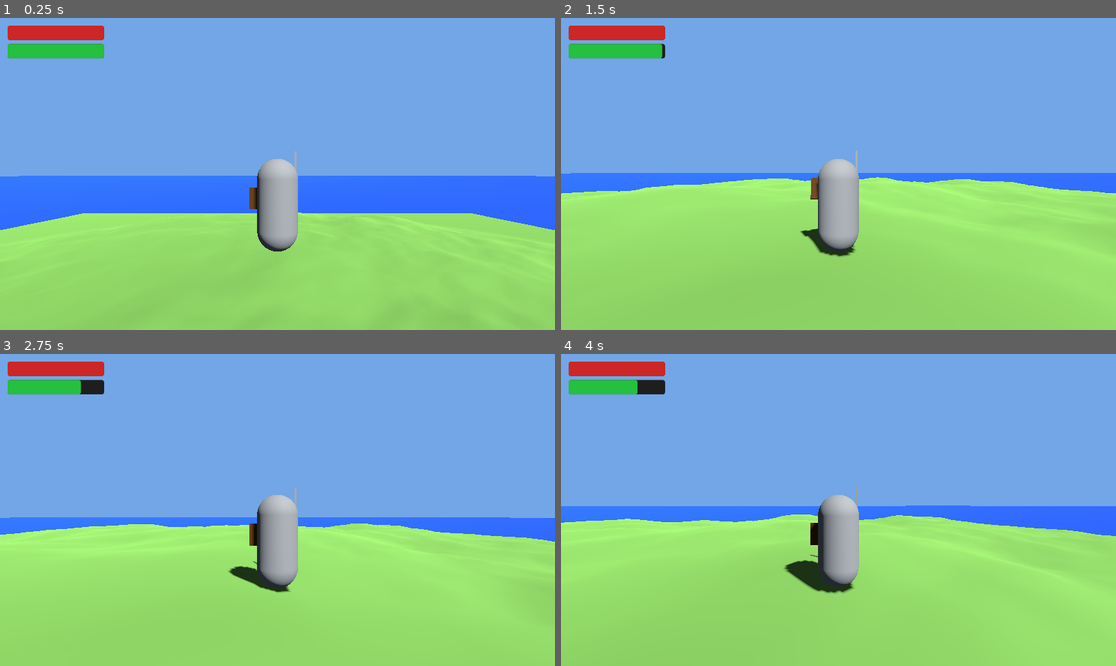
Above: before the commit, frames 1-4 (two rows, left to right).
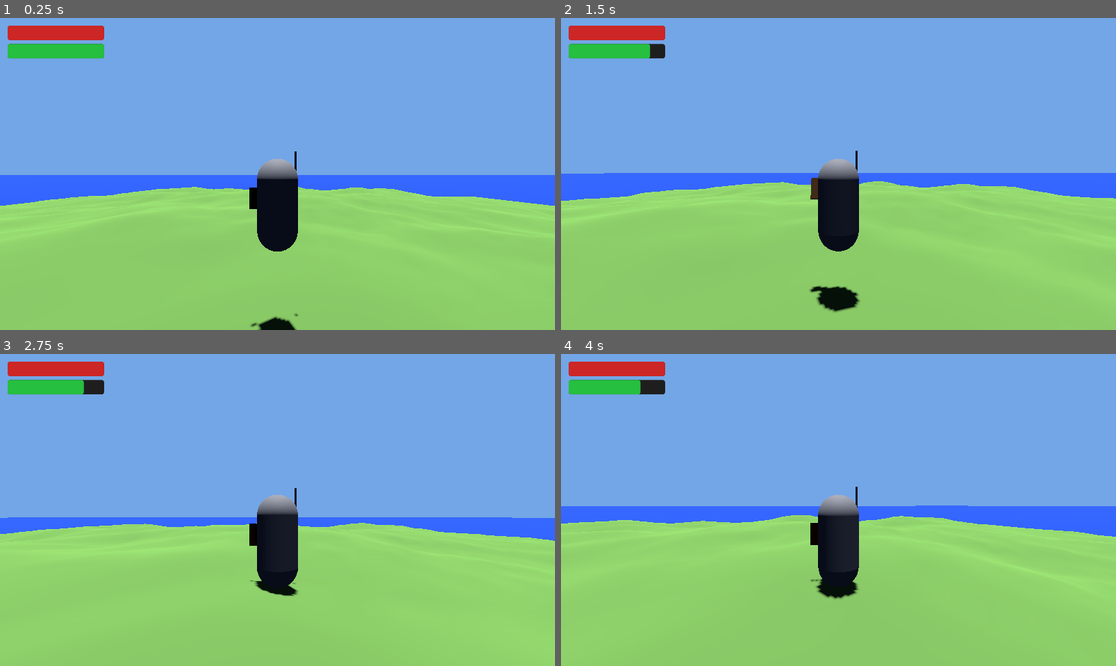
Above: after the commit, the same moments.

Repository: cpeter41/mingusbreath
Game: Godot game, scene res://scenes/world/World.tscn
The game is run twice, just before and just after one commit, with the same random seed, the same clock (stepped at 60 frames per second) and the same inputs.
Inputs (mouse positions are in pixels of both pictures, inside the frame that each line leads up to):
- Up to frame 1 (0.25 s): no input
- Up to frame 2 (1.5 s): tap Enter at 0.5 s; move the mouse to (866, 174) at 0.52 s; press the mouse at (866, 174) at 0.53 s; hold W (move_forward) from 0.53 s (still down); tap Space (jump) at 0.77 s; move the mouse to (810, 174) at 1.27 s; release the mouse at (810, 174) at 1.28 s; right-click (810, 174) at 1.35 s
- Up to frame 3 (2.75 s): keep holding W (move_forward); tap Space (jump) at 1.52 s; move the mouse to (288, 503) at 2.02 s; tap Ctrl (dodge) at 2.1 s
- Up to frame 4 (4 s): keep holding W (move_forward); move the mouse to (832, 516) at 2.77 s; tap Shift (sprint) at 2.85 s; tap Space (jump) at 3.02, 3.77 s; move the mouse to (877, 513) at 3.52 s; tap E at 3.6 s

The runs differ from the first frame. In frame 1, 10% of the frame differs, in the area x 0-100%, y 42-100%; in frame 2, 7.9%; in frame 3, 5.3%; in frame 4, 4.3%.

Commit message:
Phase 5: TimeOfDay + player position persistence + save schema v2
- TimeOfDay: ticks game_minutes, rotates sun, interpolates ambient tint
  across 4 phase keyframes, emits time_phase_changed on crossing
- v3_codec.gd: static Vector3 encode/decode helper
- Player: Saveable with position/rotation_y; _exit_tree snapshots position
  before node leaves tree; _world_ready guard prevents poisoned saves on
  early exit; cold-start falls back to starter island SpawnAnchor
- WorldRoot: 60s autosave after world_ready; final save on _exit_tree
- SaveSystem: schema v1->v2 migration injects IslandDeltaStore + TimeOfDay

Co-Authored-By: Claude Sonnet 4.6 <noreply@anthropic.com>

Diff:
--- a/globals/save_system.gd
+++ b/globals/save_system.gd
@@ -4,7 +4,7 @@
 
 const SAVE_PATH := "user://save.dat"
 const TEMP_PATH := "user://save.tmp"
-const SCHEMA_VERSION := 1
+const SCHEMA_VERSION := 2
 
 var _saveables: Array[Node] = []
 
@@ -65,8 +65,12 @@
 			n.load_data(payload[n.name])
 
 func _migrate(payload: Dictionary, from_version: int) -> Dictionary:
-	# v1 is current. Future migrations chain here, e.g.
-	# if from_version < 2: payload = _v1_to_v2(payload)
 	if from_version > SCHEMA_VERSION:
 		push_warning("SaveSystem: save is from a newer version (%d > %d); attempting to load anyway" % [from_version, SCHEMA_VERSION])
+	if from_version < 2:
+		if not payload.has("IslandDeltaStore"):
+			payload["IslandDeltaStore"] = {}
+		if not payload.has("TimeOfDay"):
+			payload["TimeOfDay"] = {"game_minutes": 480.0}
+		# Player key absent on v1 → load_data not called; fresh-spawn path takes over.
 	return payload
--- a/globals/time_of_day.gd
+++ b/globals/time_of_day.gd
@@ -1,6 +1,14 @@
 extends Node
 
+const MINUTES_PER_DAY := 1440.0
+
 enum Phase { DAWN, DAY, DUSK, NIGHT }
+
+@export var minutes_per_real_second: float = 1.0
+@export var tint_dawn:  Color = Color(1.0,  0.70, 0.40)
+@export var tint_day:   Color = Color(1.0,  1.00, 0.95)
+@export var tint_dusk:  Color = Color(0.90, 0.50, 0.30)
+@export var tint_night: Color = Color(0.15, 0.18, 0.30)
 
 var game_minutes: float = 0.0
 var phase: Phase = Phase.DAY
@@ -21,8 +29,42 @@
 	_env = env
 
 
-func _process(_delta: float) -> void:
-	pass
+func _process(delta: float) -> void:
+	game_minutes += delta * minutes_per_real_second
+	var m := fmod(game_minutes, MINUTES_PER_DAY)
+
+	var new_phase := _phase_for(m)
+	if new_phase != phase:
+		phase = new_phase
+		EventBus.time_phase_changed.emit(phase)
+
+	if _sun != null:
+		_sun.rotation.x = deg_to_rad(-90.0 + 360.0 * (m / MINUTES_PER_DAY))
+
+	if _env != null:
+		_env.ambient_light_color = _compute_tint(m)
+
+
+func _compute_tint(m: float) -> Color:
+	if m < 300.0:
+		return tint_night
+	if m < 420.0:
+		return tint_dawn.lerp(tint_day, (m - 300.0) / 120.0)
+	if m < 1080.0:
+		return tint_day
+	if m < 1200.0:
+		return tint_dusk.lerp(tint_night, (m - 1080.0) / 120.0)
+	return tint_night
+
+
+func _phase_for(min_in_day: float) -> Phase:
+	if min_in_day >= 5 * 60 and min_in_day < 7 * 60:
+		return Phase.DAWN
+	if min_in_day >= 7 * 60 and min_in_day < 18 * 60:
+		return Phase.DAY
+	if min_in_day >= 18 * 60 and min_in_day < 20 * 60:
+		return Phase.DUSK
+	return Phase.NIGHT
 
 
 func save_data() -> Dictionary:
@@ -31,14 +73,4 @@
 
 func load_data(d: Dictionary) -> void:
 	game_minutes = float(d.get("game_minutes", 8.0 * 60))
-	phase = _phase_for(fmod(game_minutes, 1440.0))
-
-
-func _phase_for(min_in_day: float) -> Phase:
-	if min_in_day >= 5 * 60 and min_in_day < 7 * 60:
-		return Phase.DAWN
-	if min_in_day < 18 * 60:
-		return Phase.DAY
-	if min_in_day < 20 * 60:
-		return Phase.DUSK
-	return Phase.NIGHT
+	phase = _phase_for(fmod(game_minutes, MINUTES_PER_DAY))
--- a/scripts/player/player.gd
+++ b/scripts/player/player.gd
@@ -17,6 +17,11 @@
 var gravity: float = ProjectSettings.get_setting("physics/3d/default_gravity")
 
 var _stamina_regen_timer: float = 999.0
+var _pending_pos = null  # null = no saved position (cold start)
+var _pending_rot_y: float = 0.0
+var _world_ready: bool = false  # true after _on_world_loaded places the player
+var _save_pos: Vector3 = Vector3.ZERO
+var _save_rot_y: float = 0.0
 
 @onready var camera_pivot: Node3D  = $CameraPivot
 @onready var movementSM: Node      = $MovementStateMachine
@@ -35,6 +40,8 @@
 	Input.set_mouse_mode(Input.MOUSE_MODE_CAPTURED)
 	EventBus.player_hp_changed.emit.call_deferred(hp, max_hp)
 	EventBus.player_stamina_changed.emit.call_deferred(stamina, max_stamina)
+	SaveSystem.register(self)
+	EventBus.world_loaded.connect(_on_world_loaded, CONNECT_ONE_SHOT)
 
 
 func _on_inventory_changed() -> void:
@@ -140,3 +147,40 @@
 	if _stamina_regen_timer > 0.5 and stamina < max_stamina:
 		stamina = minf(max_stamina, stamina + 15.0 * delta)
 		EventBus.player_stamina_changed.emit(stamina, max_stamina)
+
+
+func _exit_tree() -> void:
+	if _world_ready:
+		_save_pos = global_position
+		_save_rot_y = rotation.y
+
+
+func save_data() -> Dictionary:
+	if not _world_ready:
+		return {}
+	return {"position": V3Codec.encode(_save_pos), "rotation_y": _save_rot_y}
+
+
+func load_data(d: Dictionary) -> void:
+	if d.has("position"):
+		_pending_pos = V3Codec.decode(d["position"])
+		_pending_rot_y = float(d.get("rotation_y", 0.0))
+
+
+func _on_world_loaded() -> void:
+	if _pending_pos != null:
+		global_position = _pending_pos
+		rotation.y = _pending_rot_y
+	else:
+		var starter := IslandRegistry.get_starter_placement()
+		if starter == null:
+			global_position = RESPAWN_POINT
+		else:
+			var inst := WorldStream.active_islands.get(starter.runtime_id, null) as Node3D
+			if inst == null:
+				global_position = RESPAWN_POINT
+			else:
+				var anchor := inst.get_node_or_null("SpawnAnchor") as Node3D
+				global_position = anchor.global_position if anchor != null else RESPAWN_POINT
+	velocity = Vector3.ZERO
+	_world_ready = true
--- /dev/null
+++ b/scripts/util/v3_codec.gd
@@ -0,0 +1,7 @@
+class_name V3Codec
+
+static func encode(v: Vector3) -> Array:
+	return [v.x, v.y, v.z]
+
+static func decode(a: Array) -> Vector3:
+	return Vector3(float(a[0]), float(a[1]), float(a[2]))
--- a/scripts/world/world_root.gd
+++ b/scripts/world/world_root.gd
@@ -1,5 +1,9 @@
 class_name WorldRoot
 extends Node3D
+
+const AUTOSAVE_INTERVAL := 60.0
+
+var _autosave_timer: float = 0.0
 
 
 func _ready() -> void:
@@ -22,6 +26,14 @@
 	hud.name = "PlayerHUD"
 	add_child(hud)
 
+func _process(delta: float) -> void:
+	if not ($Player as Node3D).get("_world_ready"):
+		return
+	_autosave_timer += delta
+	if _autosave_timer >= AUTOSAVE_INTERVAL:
+		_autosave_timer = 0.0
+		SaveSystem.save()
+
 
 func _exit_tree() -> void:
 	GameState.last_played_at = int(Time.get_unix_time_from_system())
Not shown, added: scripts/util/v3_codec.gd.uid
